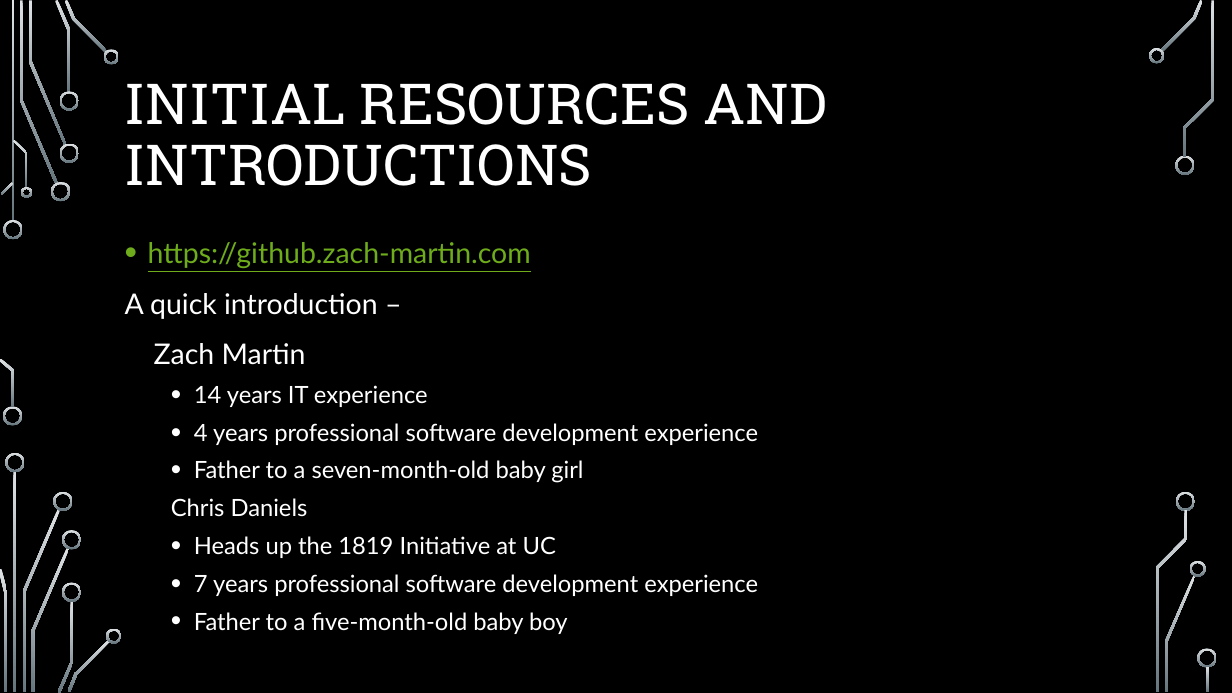
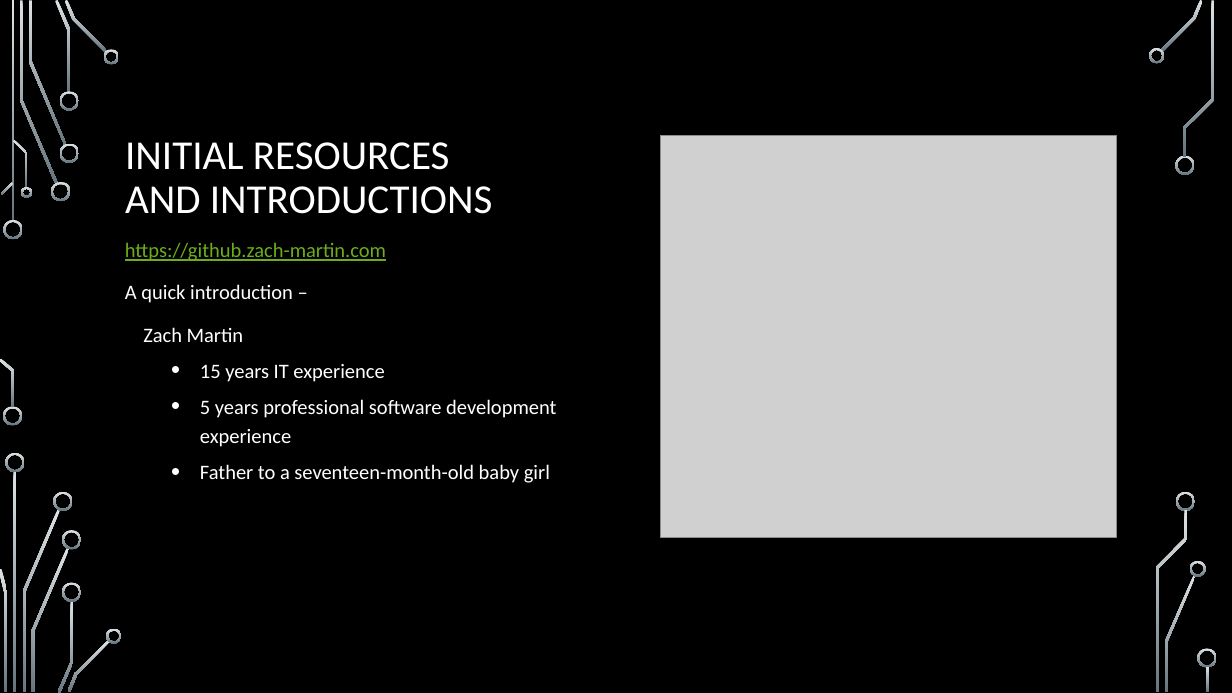
Before and after one commit to onideus/github-101-website, a slide deck: slide 2 of resources/Introduction to github.pptx. Drawn at 1232x693 pixels with LibreOffice and Linux fonts; fonts in the diff are those of the drawing; grey boxes stand for pictures; background and template pictures are left out. Boxes give left, top, right and bottom in pixels: in the first picture for what was removed or moved away, otherwise in the second. Text is boxed around its words. In the diff, an @@ line names an element or a change of style, - is before the commit and + after.

```diff
--- a/resources/Introduction to github.pptx
+++ b/resources/Introduction to github.pptx
@@ title "INITIAL RESOURCES AND INTRODUCTIONS" at bbox=[125, 142, 493, 214]: size 44 to 32 pt, font Roboto Slab to Calibri; vertical alignment middle to bottom @@
@@ picture added at bbox=[661, 136, 1116, 538] @@
@@ text at bbox=[125, 242, 386, 342]: size 22.2 to 16 pt, font Lato to Calibri in "https://github.zach-martin.com", "A quick introduction –", "Zach Martin"; bullet • to none; line spacing 1.1 to 1.2 @@
@@ text at bbox=[200, 364, 550, 483]: text changed; size 18.5 to 16 pt; font Lato to Calibri @@
-  • 14 years IT experience
-  • 4 years professional software development experience
-  • Father to a seven-month-old baby girl
-  Chris Daniels
-  • Heads up the 1819 Initiative at UC
-  • 7 years professional software development experience
-  • Father to a five-month-old baby boy
+  • 15 years IT experience
+  • 5 years professional software development experience
+  • Father to a seventeen-month-old baby girl
```
Also in this commit, not shown: 2 other slides changed.
